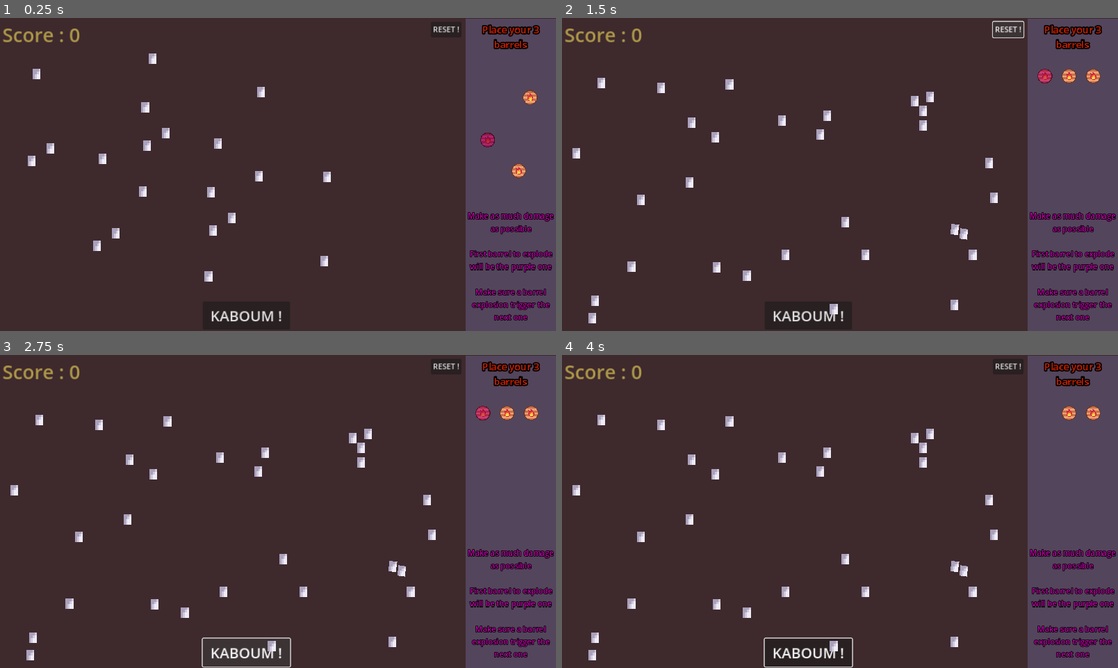
Above: before the commit, frames 1-4 (two rows, left to right).
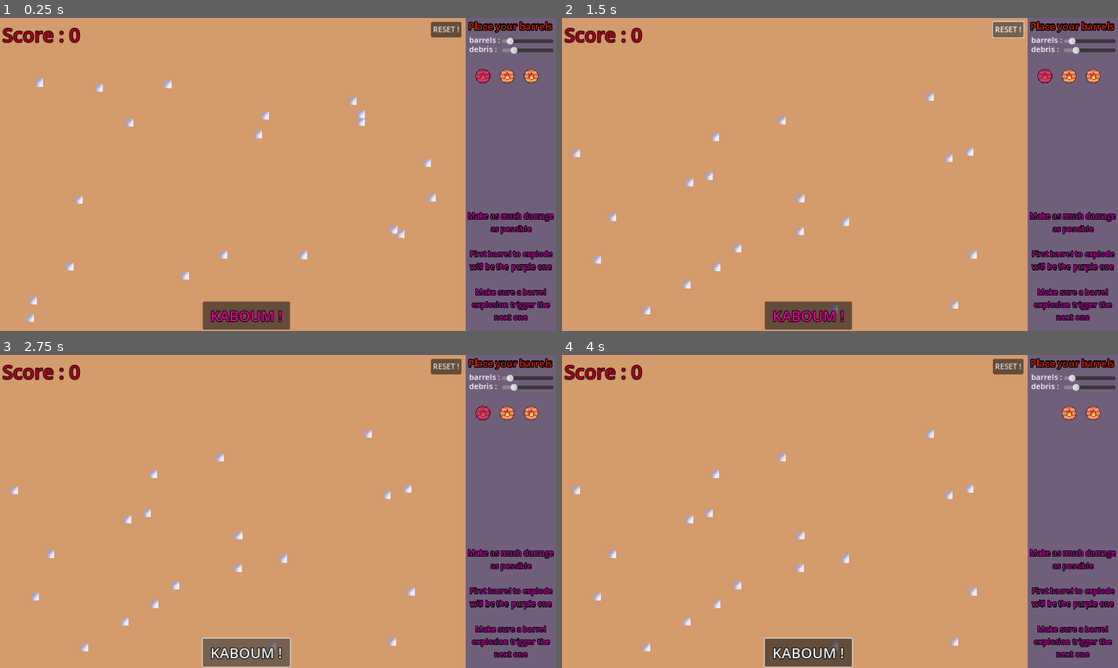
Above: after the commit, the same moments.

Repository: zazak03/kaboum
Game: Godot game, scene res://home.tscn
Same seed, same stepped clock (60 frames per second), same inputs: the game is played once before the commit and once after it.
Inputs (mouse positions are in pixels of both pictures, inside the frame that each line leads up to):
- Up to frame 1 (0.25 s): no input
- Up to frame 2 (1.5 s): click "KABOUM !" at 0.5 s; click "RESET !" at 1.25 s
- Up to frame 3 (2.75 s): click "KABOUM !" at 2 s
- Up to frame 4 (4 s): click "KABOUM !" at 2.75 s; tap Enter at 3.5 s; move the mouse to (962, 495) at 3.52 s; click (962, 495) at 3.6 s

The runs differ from the first frame. In frame 1, 98% of the frame differs, in the area x 0-100%, y 0-100%; in frame 2, 98%; in frame 3, 97%; in frame 4, 97%.

Commit message:
woauah

Diff:
--- a/debris.gd
+++ b/debris.gd
@@ -10,7 +10,5 @@
 
 # Called every frame. 'delta' is the elapsed time since the previous frame.
 func _process(delta):
-
 	get_tree().root.get_node("home").Score += int(linear_velocity.length()/100)
-	print(get_tree().root.get_node("home").Score)
 	pass
--- a/debris.tscn
+++ b/debris.tscn
@@ -1,19 +1,19 @@
 [gd_scene load_steps=4 format=3 uid="uid://bua1gjp885u7y"]
 
 [ext_resource type="Script" path="res://debris.gd" id="1_tymk2"]
-[ext_resource type="Texture2D" uid="uid://nmgeckf1y06k" path="res://Assets/Sprites/debris.png" id="2_xsk7w"]
+[ext_resource type="Texture2D" uid="uid://drcxukp56f0ub" path="res://Assets/Sprites/debris.png" id="2_nn4pk"]
 
-[sub_resource type="CapsuleShape2D" id="CapsuleShape2D_t2xu4"]
+[sub_resource type="RectangleShape2D" id="RectangleShape2D_mva1u"]
+size = Vector2(16, 16)
 
 [node name="debris" type="RigidBody2D" groups=["debris"]]
 gravity_scale = 0.0
-linear_damp = 1.0
+linear_damp = 2.0
 script = ExtResource("1_tymk2")
 
 [node name="Sprite2D" type="Sprite2D" parent="."]
-texture_filter = 1
-scale = Vector2(4, 5.38)
-texture = ExtResource("2_xsk7w")
+scale = Vector2(4, 4)
+texture = ExtResource("2_nn4pk")
 
 [node name="CollisionShape2D" type="CollisionShape2D" parent="."]
-shape = SubResource("CapsuleShape2D_t2xu4")
+shape = SubResource("RectangleShape2D_mva1u")
--- a/home.gd
+++ b/home.gd
@@ -15,7 +15,7 @@
 
 # Called when the node enters the scene tree for the first time.
 func _ready():
-	pass
+	_on_reset_pressed()
 
 # Called every frame. 'delta' is the elapsed time since the previous frame.
 func _process(delta):
@@ -42,6 +42,8 @@
 
 
 func _on_reset_pressed():
+	number_of_barrel = $Ui/HSlider.value
+	number_of_random_debris = $Ui/HSlider2.value
 	game_is_playing = false
 	var decalage = [0,0]
 	for old_barrel in $barrels.get_children():
--- a/home.tscn
+++ b/home.tscn
@@ -1,26 +1,23 @@
-[gd_scene load_steps=10 format=3 uid="uid://dy255vmx6v0t5"]
+[gd_scene load_steps=8 format=3 uid="uid://dwdk70c2hin3h"]
 
 [ext_resource type="Script" path="res://home.gd" id="1_p8gtn"]
-[ext_resource type="PackedScene" uid="uid://crejtmpghpjrw" path="res://barrel.tscn" id="2_7ssks"]
-[ext_resource type="PackedScene" uid="uid://bua1gjp885u7y" path="res://debris.tscn" id="3_x2qin"]
 
 [sub_resource type="LabelSettings" id="LabelSettings_hjkcp"]
 font_size = 20
 font_color = Color(0.823529, 0.133333, 0, 1)
-outline_size = 10
+outline_size = 8
 outline_color = Color(0, 0, 0, 1)
 
 [sub_resource type="LabelSettings" id="LabelSettings_olhti"]
 font_size = 40
-font_color = Color(0.682353, 0.596078, 0.286275, 1)
+font_color = Color(0.67451, 0, 0.121569, 1)
+outline_size = 6
+outline_color = Color(0, 0, 0, 1)
 
 [sub_resource type="LabelSettings" id="LabelSettings_bgafk"]
 font_color = Color(0.756863, 0, 0.662745, 1)
-outline_size = 5
+outline_size = 6
 outline_color = Color(0, 0, 0, 1)
-
-[sub_resource type="Theme" id="Theme_1aiis"]
-default_font_size = 30
 
 [sub_resource type="PhysicsMaterial" id="PhysicsMaterial_03fn8"]
 bounce = 1.0
@@ -28,6 +25,12 @@
 [sub_resource type="SegmentShape2D" id="SegmentShape2D_tc14i"]
 a = Vector2(0, 2)
 b = Vector2(965, 1)
+
+[sub_resource type="Theme" id="Theme_1aiis"]
+default_font_size = 30
+Button/colors/font_color = Color(0.909804, 0, 0.592157, 1)
+Button/colors/font_outline_color = Color(0, 0, 0, 1)
+Button/constants/outline_size = 6
 
 [node name="home" type="Node2D"]
 script = ExtResource("1_p8gtn")
@@ -42,24 +45,23 @@
 layout_mode = 0
 offset_right = 1152.0
 offset_bottom = 648.0
-color = Color(0.243137, 0.160784, 0.176471, 1)
+color = Color(0.831373, 0.607843, 0.423529, 1)
 
 [node name="ColorRect2" type="ColorRect" parent="Ui"]
 layout_mode = 0
 offset_left = 965.0
-offset_top = 1.0
 offset_right = 1152.0
-offset_bottom = 648.0
-color = Color(0.32549, 0.270588, 0.360784, 1)
+offset_bottom = 649.0
+color = Color(0.439216, 0.372549, 0.482353, 1)
 
 [node name="Label" type="Label" parent="Ui"]
 texture_filter = 1
 layout_mode = 0
 offset_left = 966.0
-offset_top = 1.0
+offset_top = -22.0
 offset_right = 1149.0
-offset_bottom = 79.0
-text = "Place your 3  barrels
+offset_bottom = 56.0
+text = "Place your barrels
 "
 label_settings = SubResource("LabelSettings_hjkcp")
 horizontal_alignment = 1
@@ -93,20 +95,40 @@
 horizontal_alignment = 1
 autowrap_mode = 3
 
-[node name="kaboum" type="Button" parent="."]
-offset_left = 420.0
-offset_top = 587.0
-offset_right = 601.0
-offset_bottom = 645.0
-theme = SubResource("Theme_1aiis")
-text = "KABOUM !"
+[node name="HSlider" type="HSlider" parent="Ui"]
+layout_mode = 0
+offset_left = 1040.0
+offset_top = 40.0
+offset_right = 1147.0
+offset_bottom = 56.0
+min_value = 1.0
+max_value = 20.0
+value = 3.0
 
-[node name="reset" type="Button" parent="."]
-offset_left = 893.0
-offset_top = 8.0
-offset_right = 956.0
-offset_bottom = 39.0
-text = "RESET !"
+[node name="Label3" type="Label" parent="Ui"]
+layout_mode = 0
+offset_left = 972.0
+offset_top = 34.0
+offset_right = 1036.0
+offset_bottom = 60.0
+text = "barrels :"
+
+[node name="HSlider2" type="HSlider" parent="Ui"]
+layout_mode = 0
+offset_left = 1040.0
+offset_top = 59.0
+offset_right = 1147.0
+offset_bottom = 75.0
+min_value = 1.0
+value = 20.0
+
+[node name="Label4" type="Label" parent="Ui"]
+layout_mode = 0
+offset_left = 972.0
+offset_top = 53.0
+offset_right = 1036.0
+offset_bottom = 79.0
+text = "debris :"
 
 [node name="walls" type="Node2D" parent="."]
 
@@ -140,77 +162,22 @@
 
 [node name="barrels" type="Node2D" parent="."]
 
-[node name="barrel_explose_debut" parent="barrels" instance=ExtResource("2_7ssks")]
-modulate = Color(0.713726, 0.231373, 0.945098, 1)
-position = Vector2(1010, 252)
-
-[node name="Barrel2" parent="barrels" instance=ExtResource("2_7ssks")]
-position = Vector2(1098, 164)
-
-[node name="Barrel3" parent="barrels" instance=ExtResource("2_7ssks")]
-position = Vector2(1074, 316)
-
 [node name="debris_list" type="Node2D" parent="."]
 
-[node name="debris" parent="debris_list" instance=ExtResource("3_x2qin")]
-position = Vector2(344, 238)
+[node name="kaboum" type="Button" parent="."]
+offset_left = 420.0
+offset_top = 587.0
+offset_right = 601.0
+offset_bottom = 645.0
+theme = SubResource("Theme_1aiis")
+text = "KABOUM !"
 
-[node name="debris2" parent="debris_list" instance=ExtResource("3_x2qin")]
-position = Vector2(536, 327)
-
-[node name="debris3" parent="debris_list" instance=ExtResource("3_x2qin")]
-position = Vector2(305, 264)
-
-[node name="debris4" parent="debris_list" instance=ExtResource("3_x2qin")]
-position = Vector2(541, 153)
-
-[node name="debris5" parent="debris_list" instance=ExtResource("3_x2qin")]
-position = Vector2(316, 84)
-
-[node name="debris6" parent="debris_list" instance=ExtResource("3_x2qin")]
-position = Vector2(480, 414)
-
-[node name="debris7" parent="debris_list" instance=ExtResource("3_x2qin")]
-position = Vector2(672, 503)
-
-[node name="debris8" parent="debris_list" instance=ExtResource("3_x2qin")]
-position = Vector2(441, 440)
-
-[node name="debris9" parent="debris_list" instance=ExtResource("3_x2qin")]
-position = Vector2(677, 329)
-
-[node name="debris10" parent="debris_list" instance=ExtResource("3_x2qin")]
-position = Vector2(452, 260)
-
-[node name="debris11" parent="debris_list" instance=ExtResource("3_x2qin")]
-position = Vector2(104, 270)
-
-[node name="debris12" parent="debris_list" instance=ExtResource("3_x2qin")]
-position = Vector2(296, 359)
-
-[node name="debris13" parent="debris_list" instance=ExtResource("3_x2qin")]
-position = Vector2(65, 296)
-
-[node name="debris14" parent="debris_list" instance=ExtResource("3_x2qin")]
-position = Vector2(301, 185)
-
-[node name="debris15" parent="debris_list" instance=ExtResource("3_x2qin")]
-position = Vector2(76, 116)
-
-[node name="debris16" parent="debris_list" instance=ExtResource("3_x2qin")]
-position = Vector2(240, 446)
-
-[node name="debris17" parent="debris_list" instance=ExtResource("3_x2qin")]
-position = Vector2(432, 535)
-
-[node name="debris18" parent="debris_list" instance=ExtResource("3_x2qin")]
-position = Vector2(201, 472)
-
-[node name="debris19" parent="debris_list" instance=ExtResource("3_x2qin")]
-position = Vector2(437, 361)
-
-[node name="debris20" parent="debris_list" instance=ExtResource("3_x2qin")]
-position = Vector2(212, 292)
+[node name="reset" type="Button" parent="."]
+offset_left = 893.0
+offset_top = 8.0
+offset_right = 956.0
+offset_bottom = 39.0
+text = "RESET !"
 
 [connection signal="pressed" from="kaboum" to="." method="_on_button_pressed"]
 [connection signal="pressed" from="reset" to="." method="_on_reset_pressed"]
